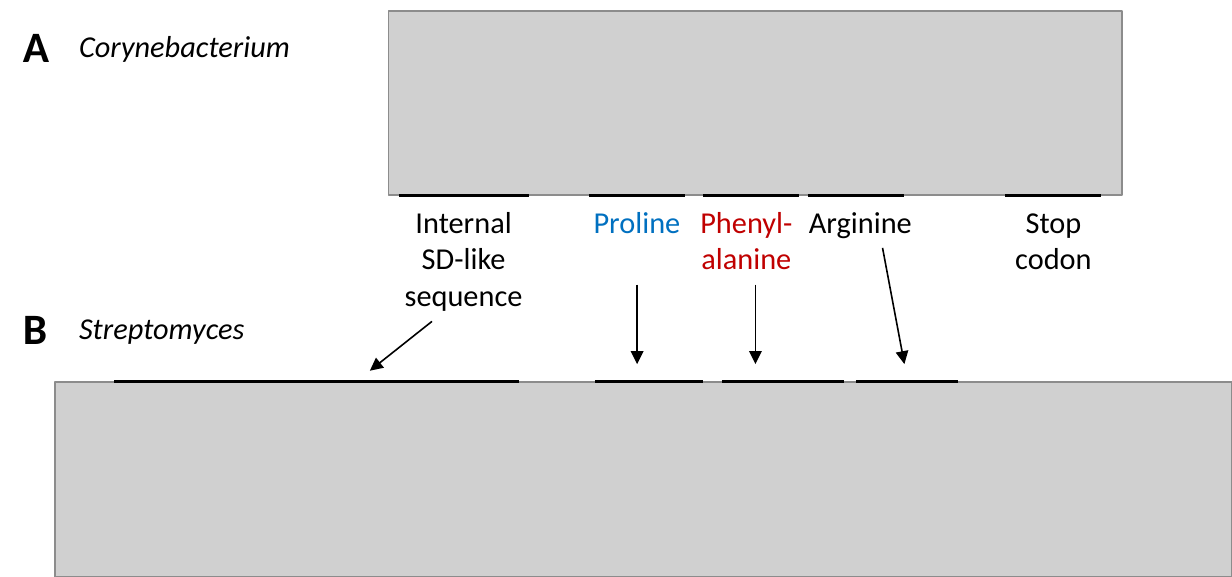
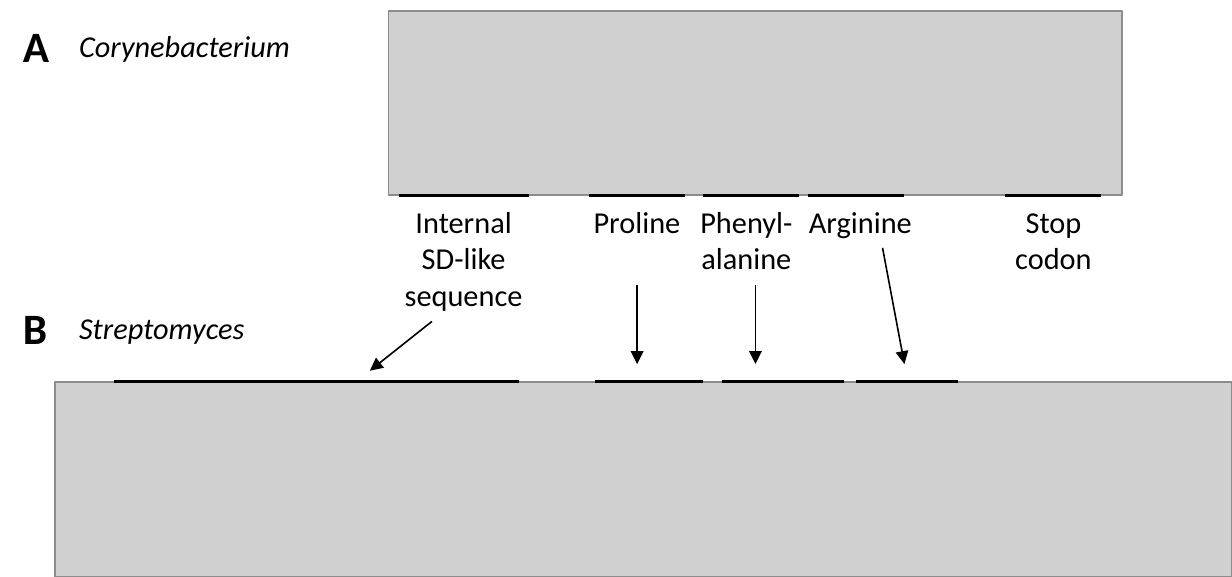
Before and after one commit to vanya-antonov/article-chelatase, a slide deck: slide 1 of images/signal_Actinobacteria.pptx. Drawn at 1232x577 pixels with LibreOffice and Linux fonts; fonts in the diff are those of the drawing; grey boxes stand for pictures. Boxes give left, top, right and bottom in pixels: in the first picture for what was removed or moved away, otherwise in the second. Text is boxed around its words. In the diff, an @@ line names an element or a change of style, - is before the commit and + after.

```diff
--- a/images/signal_Actinobacteria.pptx
+++ b/images/signal_Actinobacteria.pptx
@@ text "Proline" at <box>594,212,681,234</box>: text colour #0070C0 to #000000 @@
@@ text "Phenyl- alanine" at <box>700,212,792,270</box>: text colour #C00000 to #000000 @@
```
Also in this commit, not shown: 11 other files.
